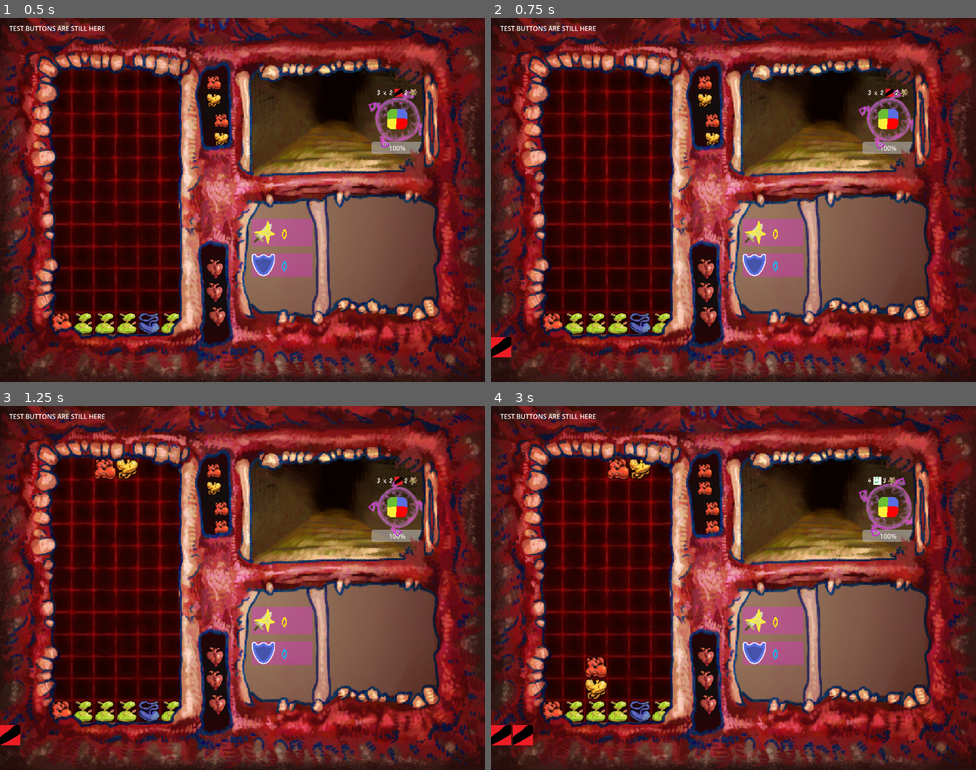
Above: before the commit, frames 1-4 (two rows, left to right).
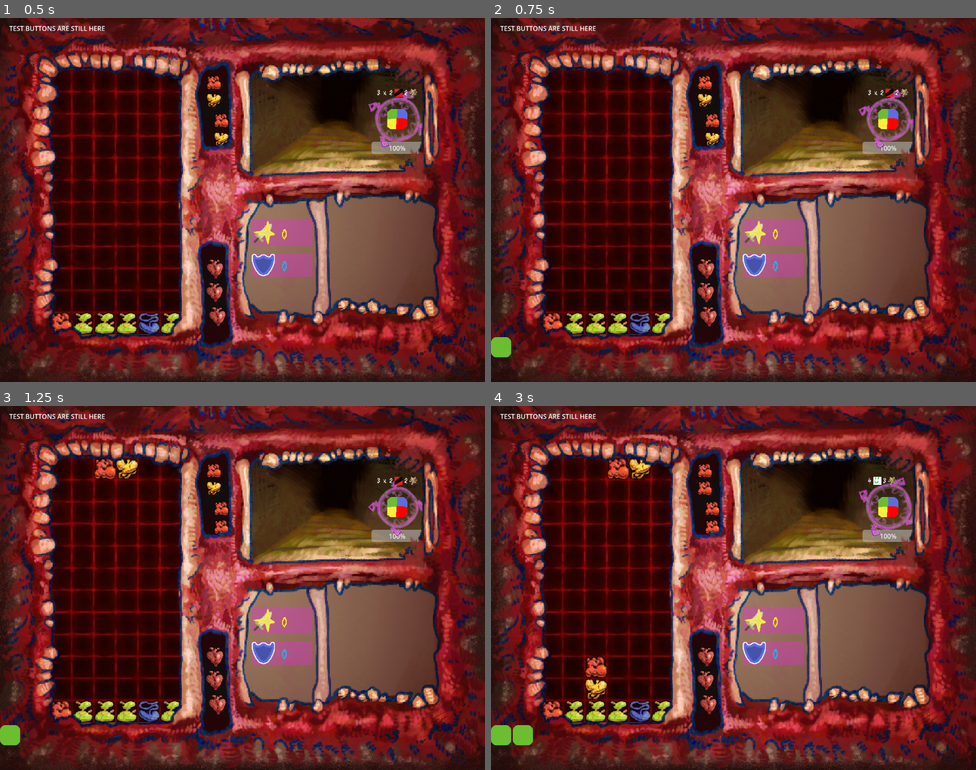
Above: after the commit, the same moments.

Repository: MarGamaDev/PuyoPuyoLike
Game: Godot game, scene res://Scenes/combat.tscn
Same seed, same stepped clock (60 frames per second), same inputs: the game is played once before the commit and once after it. The engine's default icon, where the game draws it, is replaced by a stand-in: a white triangle on a blue panel in a dark square.
Inputs (mouse positions are in pixels of both pictures, inside the frame that each line leads up to):
- Up to frame 1 (0.5 s): no input
- Up to frame 2 (0.75 s): move the mouse to (840, 181) at 0.52 s; hold D (puyo_right) from 0.53 s (still down); tap 1 (TESTING_player_spawn) at 0.6 s
- Up to frame 3 (1.25 s): keep holding D (puyo_right)
- Up to frame 4 (3 s): move the mouse to (636, 606) at 1.27 s; release D (puyo_right) at 1.28 s; hold S (puyo_down) 1.28-2.03 s; tap J (puyo_rotate) at 1.35 s; move the mouse to (782, 507) at 2.02 s; hold D (puyo_right) from 2.03 s (still down); tap Shift (switch_target) at 2.1 s; move the mouse to (709, 660) at 2.77 s; tap 1 (TESTING_player_spawn) at 2.85 s

Frame 1 is identical in both runs. In frame 2, 0.2% of the frame differs, in the area x 0-5%, y 87-94%; in frame 3, 0.2%; in frame 4, 0.5%, in the area x 0-9%, y 87-94%.

Commit message:
green direct buff relic added

Diff:
--- /dev/null
+++ b/Resources/RelicData/green_direct_buff.tres
@@ -0,0 +1,13 @@
+[gd_resource type="Resource" script_class="RelicData" load_steps=3 format=3 uid="uid://oxanirh0uyts"]
+
+[ext_resource type="Script" uid="uid://dfyomjxsahuhw" path="res://Scripts/Relics/System/relic_data.gd" id="1_iijg5"]
+[ext_resource type="Texture2D" uid="uid://cicm8lqfv40wv" path="res://Placeholder Art/puyo_green.png" id="2_23vqy"]
+
+[resource]
+script = ExtResource("1_iijg5")
+sprite = ExtResource("2_23vqy")
+name = "green direct buff"
+description = "WIP green deals extra damage per enemy hit"
+flavor_text = "wip"
+file_path = "res://Scenes/Relics/Variants/green_direct_buff.tscn"
+metadata/_custom_type_script = "uid://dfyomjxsahuhw"
--- a/Scenes/Relics/System/relic_manager.tscn
+++ b/Scenes/Relics/System/relic_manager.tscn
@@ -1,7 +1,7 @@
 [gd_scene load_steps=3 format=3 uid="uid://dpkr5l8qrkrou"]
 
 [ext_resource type="Script" uid="uid://blivfty8f8ys0" path="res://Scripts/Relics/System/relic_manager.gd" id="1_gn62w"]
-[ext_resource type="Resource" uid="uid://3rn8ybs54gpa" path="res://Resources/RelicData/junk_to_damage.tres" id="2_lb2x8"]
+[ext_resource type="Resource" uid="uid://oxanirh0uyts" path="res://Resources/RelicData/green_direct_buff.tres" id="2_lb2x8"]
 
 [node name="RelicManager" type="Node2D"]
 script = ExtResource("1_gn62w")
--- /dev/null
+++ b/Scenes/Relics/Variants/green_direct_buff.tscn
@@ -0,0 +1,9 @@
+[gd_scene load_steps=3 format=3 uid="uid://byyhjebmufx58"]
+
+[ext_resource type="Script" uid="uid://dnsavo6rk2pfn" path="res://Scripts/Relics/Variants/green_direct_buff.gd" id="1_8l5gx"]
+[ext_resource type="Resource" uid="uid://oxanirh0uyts" path="res://Resources/RelicData/green_direct_buff.tres" id="2_6blio"]
+
+[node name="GreenDirectBuff" type="Node"]
+script = ExtResource("1_8l5gx")
+relic_data = ExtResource("2_6blio")
+metadata/_custom_type_script = "uid://bn2jxby1kth4g"
--- a/Scenes/spells/violence_spell.tscn
+++ b/Scenes/spells/violence_spell.tscn
@@ -1,6 +1,6 @@
 [gd_scene load_steps=3 format=3 uid="uid://5b3max2icbpt"]
 
-[ext_resource type="Script" uid="uid://bpn0vbevc1kdx" path="res://scripts/spells/violence_spell.gd" id="1_dklmu"]
+[ext_resource type="Script" uid="uid://bpn0vbevc1kdx" path="res://Scripts/spells/violence_spell.gd" id="1_dklmu"]
 [ext_resource type="Resource" uid="uid://b8ahfsm0ro7k" path="res://Resources/SpellData/violence.tres" id="2_hlpfi"]
 
 [node name="ViolenceSpell" type="Node2D"]
--- a/Scripts/Relics/System/generic_relic.gd
+++ b/Scripts/Relics/System/generic_relic.gd
@@ -4,7 +4,8 @@
 @onready var player : Player = get_node("/root/Combat/Player")
 @onready var puyo_manager : PuyoManager = get_node("/root/Combat/PuyoManager")
 @onready var combat_manager : CombatManager = get_node("/root/Combat")
-
+@onready var puyo_values : PuyoValueData = combat_manager.puyo_values
+@onready var encounter_manager : EncounterManager = get_node("/root/Combat/EncounterManager")
 signal update_enemy_damage_visuals
 
 func initialize() -> void:
--- a/Scripts/Relics/Variants/afterburner_relic.gd
+++ b/Scripts/Relics/Variants/afterburner_relic.gd
@@ -1,4 +1,6 @@
 class_name AfterBurner extends BaseRelic
+
+@export var damage_enhancement :int = 3
 
 func initialize() -> void:
 	super()
@@ -9,5 +11,5 @@
 func enhance_red_damage(attack: PlayerAttack) -> void:
 	if attack.type == Puyo.PUYO_TYPE.RED:
 		print("proc afterburner")
-		(get_node("/root/Combat") as CombatManager).damage_targeted_enemy(3)
+		(get_node("/root/Combat") as CombatManager).damage_targeted_enemy(damage_enhancement * attack.chain * combat_manager.puyo_values.red_chain_multiplier)
 		update_enemy_damage_visuals.emit()
--- /dev/null
+++ b/Scripts/Relics/Variants/green_direct_buff.gd
@@ -0,0 +1,16 @@
+extends BaseRelic
+#whenever a green block is popped, deal extra damage to each enemy per each enemy hit
+@export var extra_damage_per_enemy :int = 1
+
+signal deal_aoe_damage
+
+func initialize():
+	super()
+	deal_aoe_damage.connect(combat_manager.damage_all_enemies)
+	puyo_manager.player_attack.connect(green_pop)
+	print("green_buff connected: %s" % puyo_manager.player_attack.is_connected(green_pop))
+
+func green_pop(attack: PlayerAttack) -> void:
+	var enemy_count = encounter_manager.current_encounter.enemy_count
+	deal_aoe_damage.emit(extra_damage_per_enemy * enemy_count * puyo_values.green_chain_multiplier * attack.chain)
+	update_enemy_damage_visuals.emit()
Not shown, added: Scripts/Relics/Variants/green_direct_buff.gd.uid
